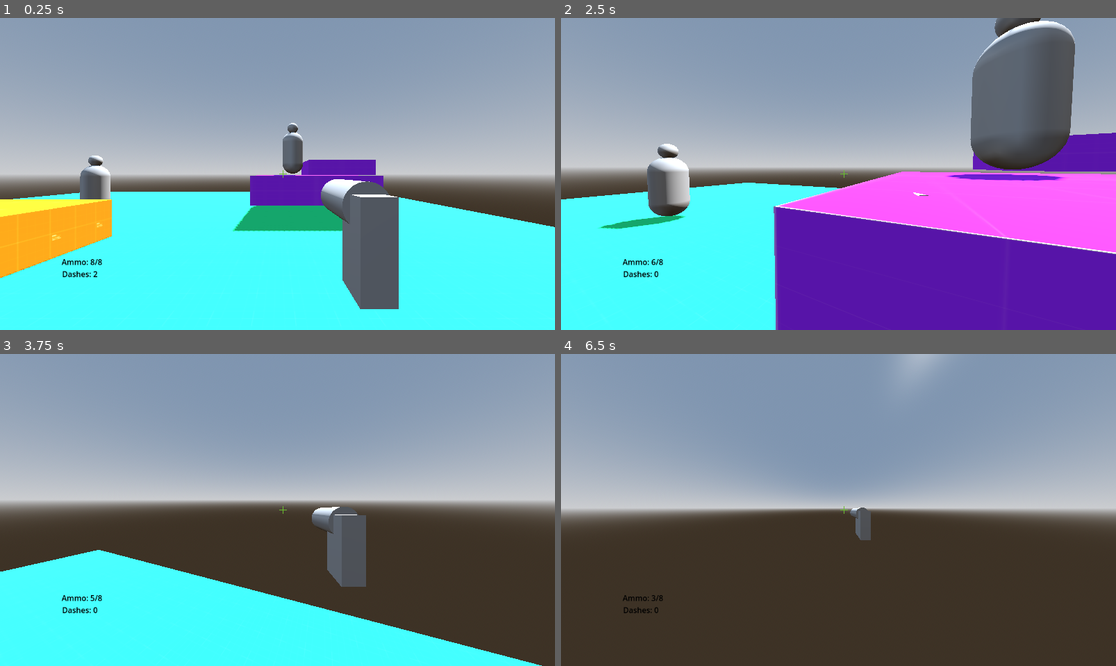
Above: before the commit, frames 1-4 (two rows, left to right).
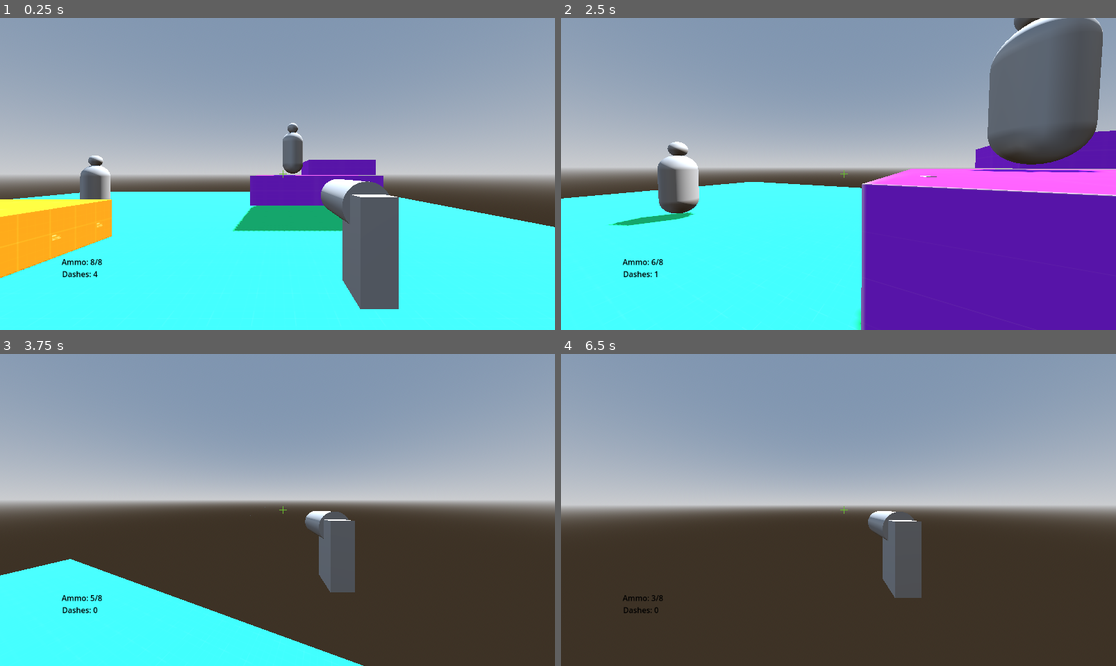
Above: after the commit, the same moments.

Repository: R1fty0/RetroShooter
Game: Godot game, scene res://scenes/main.tscn
The game is run twice, just before and just after one commit, with the same random seed, the same clock (stepped at 60 frames per second) and the same inputs.
Inputs (mouse positions are in pixels of both pictures, inside the frame that each line leads up to):
- Up to frame 1 (0.25 s): no input
- Up to frame 2 (2.5 s): tap Enter (ui_accept) at 0.5 s; move the mouse to (960, 158) at 0.52 s; hold D (right) 0.53-1.28 s; hold Q (dash) 0.53-1.28 s; click (960, 158) at 0.67 s; tap Space (jump) at 0.77, 1.52 s; move the mouse to (810, 174) at 1.27 s; hold W (forward) from 1.28 s (still down); tap Q (dash) at 1.35, 2.3 s; move the mouse to (849, 167) at 2.02 s; press the mouse at (849, 167) at 2.03 s
- Up to frame 3 (3.75 s): keep holding W (forward); move the mouse to (271, 516) at 2.77 s; release the mouse at (271, 516) at 2.78 s; tap Q (dash) at 2.85 s; click (271, 516) at 2.92 s; tap Space (jump) at 3.02 s; move the mouse to (316, 513) at 3.52 s; hold Q (dash) from 3.53 s (still down)
- Up to frame 4 (6.5 s): tap Space (jump) at 3.77, 4.52, 6.02 s; move the mouse to (794, 506) at 4.27 s; release Q (dash) at 4.28 s; click (794, 506) at 4.35 s; tap Q (dash) at 4.55, 5.85 s; move the mouse to (844, 510) at 5.02 s; hold Q (dash) 5.03-5.78 s; click (844, 510) at 5.17 s; move the mouse to (816, 503) at 5.77 s; release W (forward) at 5.78 s; hold D (right) from 5.78 s (still down)

The runs differ from the first frame. In frame 1, less than 0.1% of the frame differs, in the area x 16-18%, y 81-84%; in frame 2, 21%, in the area x 0-100%, y 0-100%; in frame 3, 9.1%; in frame 4, 5.6%.

Commit message:
fix: dashes not automatically recharging when the player runs out of dashes

Diff:
--- a/scenes/player/dash/dash_controller.gd
+++ b/scenes/player/dash/dash_controller.gd
@@ -36,7 +36,7 @@
 
 func _input(event: InputEvent) -> void:
 	# Prevent the player from dashing if they are out of dashes.
-	if current_dash_count == 0:
+	if current_dash_count <= 0:
 		can_dash = false
 		return
 	# Start a dash.
@@ -60,6 +60,10 @@
 	can_dash = true
 
 func _on_dash_recharge_timer_timeout() -> void:
+	# Allow the player to dash if they bottom out and a dash recharges.
 	if current_dash_count <= 0:
 		can_dash = true
+	# Start another recharge if the player is not full on dashes.
+	if current_dash_count < max_dash_count:
+		dash_recharge_timer.start()
 	current_dash_count += 1
--- a/scenes/player/player.tscn
+++ b/scenes/player/player.tscn
@@ -30,7 +30,7 @@
 [node name="DashController" parent="." instance=ExtResource("3_lvxji")]
 dash_speed = 25.0
 dash_recharge_time = 2.25
-max_dash_count = 2
+max_dash_count = 4
 
 [editable path="Head/Gun"]
 [editable path="Head/Gun/Barrel/ProjectileShootingComponent"]
